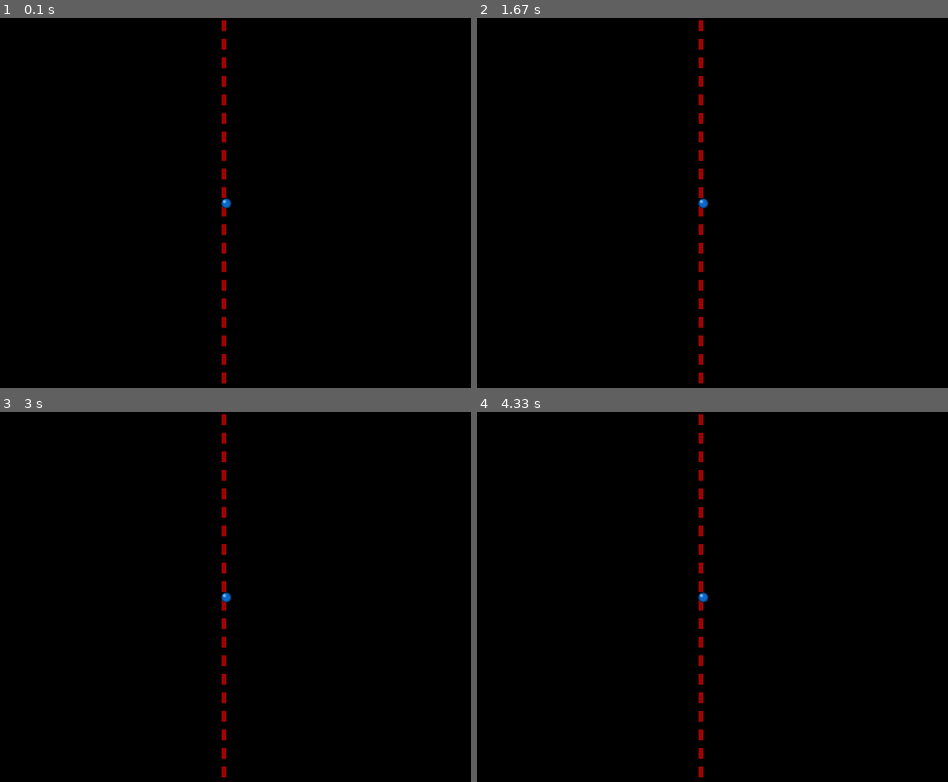
Above: before the commit, frames 1-4 (two rows, left to right).
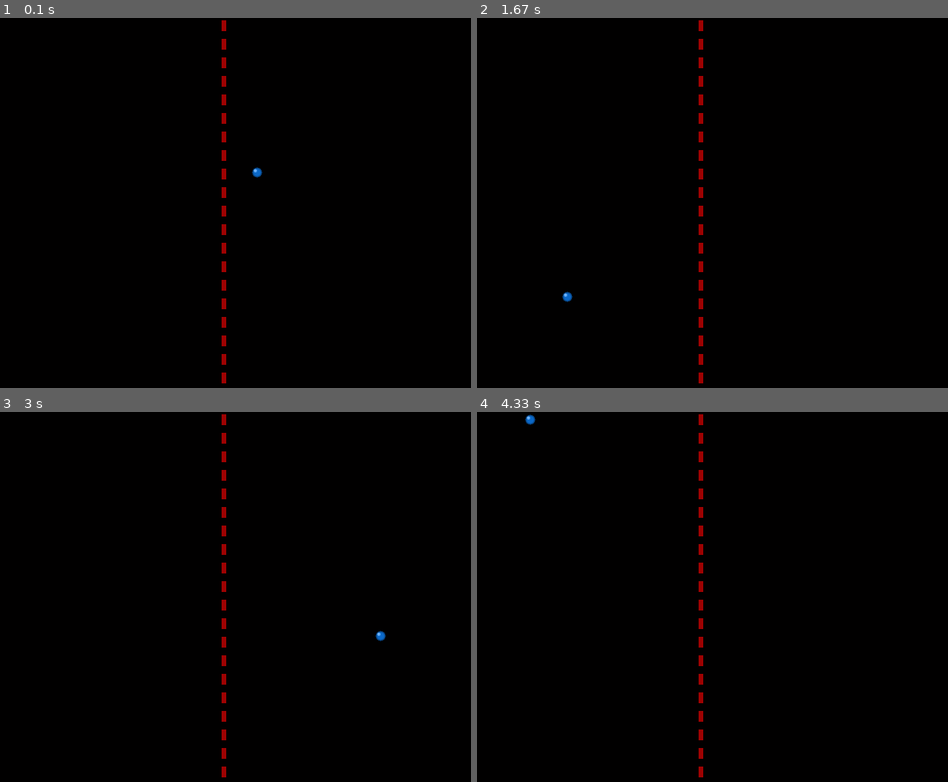
Above: after the commit, the same moments.

Repository: tulkas72/pygameProjs
Game: pygame game, started from gameObject.py
Same seed, same stepped clock (60 frames per second), same inputs: the game is played once before the commit and once after it.
Inputs:
- Up to frame 1 (0.1 s): no input
- Up to frame 2 (1.67 s): no input
- Up to frame 3 (3 s): no input
- Up to frame 4 (4.33 s): no input

The runs differ from the first frame. In frame 1, 0.1% of the frame differs, in the area x 46-56%, y 40-52%; in frame 2, 0.1%; in frame 3, 0.1%; in frame 4, 0.1%.

Commit message:
Función que actualiza la posición de la bola. Creado reloj de sincronización del juego. Actualización y pintado de la posición de la bola. Comentarios sobre lo que se hace.

Diff:
--- a/gameObject.py
+++ b/gameObject.py
@@ -61,6 +61,33 @@
         self.rect.centery = HEIGHT // 2
         self.speed = [0.5, -0.5]
 
+    def actualizar(self, time):
+        """[summary] La linea 1 define el método, recibe el parámetro self (como siempre) y el parámetro time que es
+        el tiempo transcurrido, más adelante lo explicamos.
+
+        La línea 2 y 3 usa la física básica de espacio es igual a la velocidad por el tiempo (e = v*t), por tanto
+        establecemos que el centro de nuestro rectangulo en x es el valor que tenía (self.rect.centerx) más (+=) la
+        valocidad a la que se mueve en el eje x (self.speed[0]) por (*) el tiempo transcurrido (time). Lo mismo se
+        aplica al eje y en la línea 3.
+
+        La linea 4, 5 y 6 establece que si la parte izquierda del rectángulo de la bola es menor o igual a 0 ó mayor
+        o igual a el ancho de la pantalla (WIDTH), es decir,  que este en el extremo izquierdo o derecho,
+        la velocidad de x (self.speed[0]) cambie de signo (-self.speed[0]) con esto conseguiremos que vaya hacia el
+        otro lado.
+
+        Las líneas 7, 8 y 9 es lo mismo pero en el eje y como se puede ver.
+
+        Args:
+            time ([type]): [description]
+        """
+        self.rect.centerx += int(self.speed[0] * time)
+        self.rect.centery += int(self.speed[1] * time)
+        if self.rect.left <= 0 or self.rect.right >= WIDTH:
+            self.speed[0] = -self.speed[0]
+            self.rect.centerx += int(self.speed[0] * time)
+        if self.rect.top <= 0 or self.rect.bottom >= HEIGHT:
+            self.speed[1] = -self.speed[1]
+            self.rect.centery += self.speed[1] * time
 
 # ---------------------------------------------------------------------
 
@@ -90,14 +117,24 @@
     background_image = load_image('images/fondo_pong.png')  # cargar imagen
     bola = Bola()
 
+    # Ahora vamos a crear un reloj que controle el tiempo del juego, esto es
+    # importante para el movimiento, pues sabemos cuanto tiempo a pasado desde
+    # la ultima actualización de la pelota y con ello poder situarla en el espacio.
+    clock = pygame.time.Clock()
+
     while True:  # bucle de juego Game Loop
+        # Ahora necesitamos saber cuanto tiempo pasa cada vez que se ejecuta
+        # una interección del bucle, para ello dentro del bucle ponemos como primera línea:
+        #60 nos da el "framerate"
+        time=clock.tick(60)
         for eventos in pygame.event.get():  # manejo de eventos
             if eventos.type == QUIT:  # pygame.locals.QUIT
                 pygame.quit()
                 sys.exit(0)
 
-        # ponerla en la ventana, en la posición x=0,y=0
-        screen.blit(background_image, (0, 0))
+
+        bola.actualizar(time) #actualizar la posición de la bola antes de repintar
+        screen.blit(background_image, (0, 0)) # ponerla en la ventana, en la posición x=0,y=0
         screen.blit(bola.image, bola.rect)
         pygame.display.flip()  # actualiza la pantalla para que se muestre la imagen
     return 0
